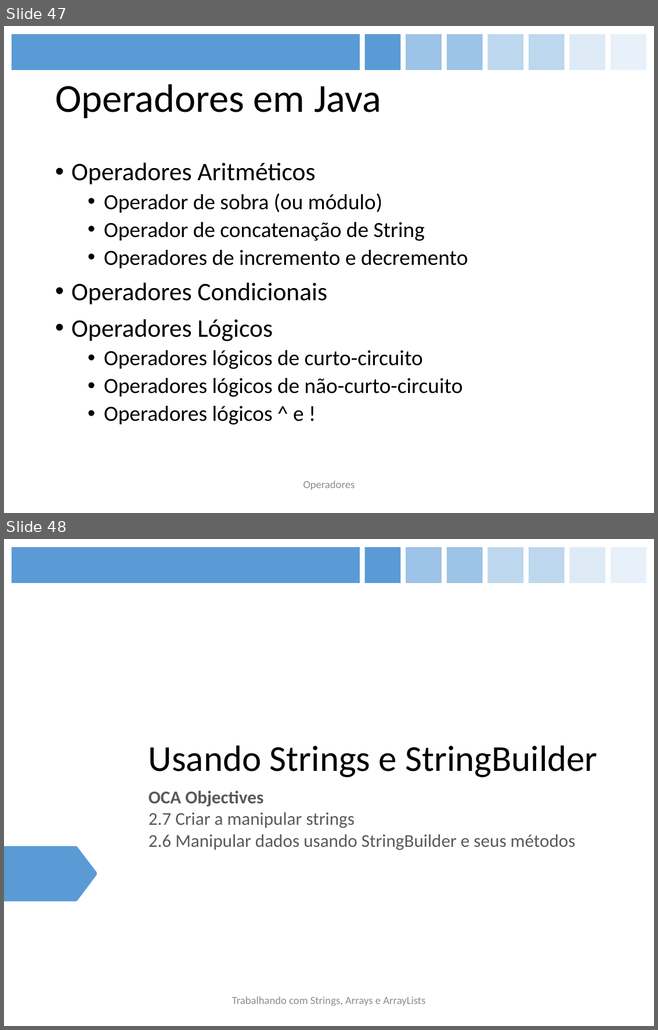
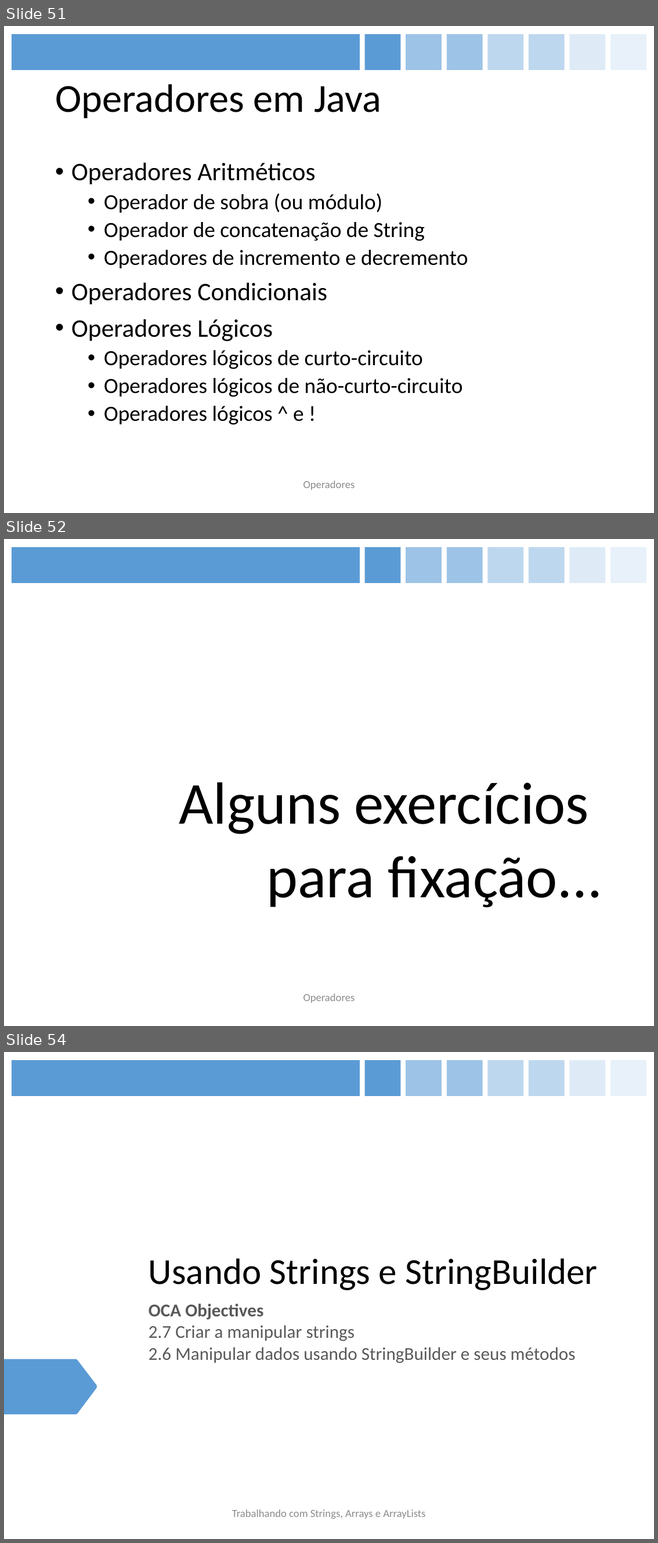
Before and after one commit to figueiredojrr/treinamentoJavaSeOcaAgosto, a slide deck: TreinamentoJavaSeOca/documentos/apresentação/OCA.pptx. Shown one above the other, each under a label of ours: slides 47 and 48 before the commit, slides 51, 52 and 54 after it; the slides between them are not shown. The pictures are 658x1030 and 658x1543 pixels, drawn with LibreOffice and Linux fonts; fonts in the diff are those of the drawing. Boxes give left, top, right and bottom in pixels: in the first picture for what was removed or moved away, otherwise in the second. Text is boxed around its words. In the diff, an @@ line names an element or a change of style, - is before the commit and + after.

```diff
--- a/TreinamentoJavaSeOca/documentos/apresentação/OCA.pptx
+++ b/TreinamentoJavaSeOca/documentos/apresentação/OCA.pptx
@@ slide 52 added at (4, 539, 654, 1026), background #FFFFFF; not listed: 8 template elements that a slide beside it also shows @@
@@ text added at (179, 782, 602, 908), 66 pt, text #000000 @@
+Alguns exercícios
+para fixação...
@@ text added at (303, 994, 355, 1003), 12 pt, text #8C8C8C @@
+Operadores
@@ what was slide 47 is now slide 51 @@
@@ what was slide 48 is now slide 54 @@
```
Also in this commit, not shown: 4 slides changed, 8 other slides added.
